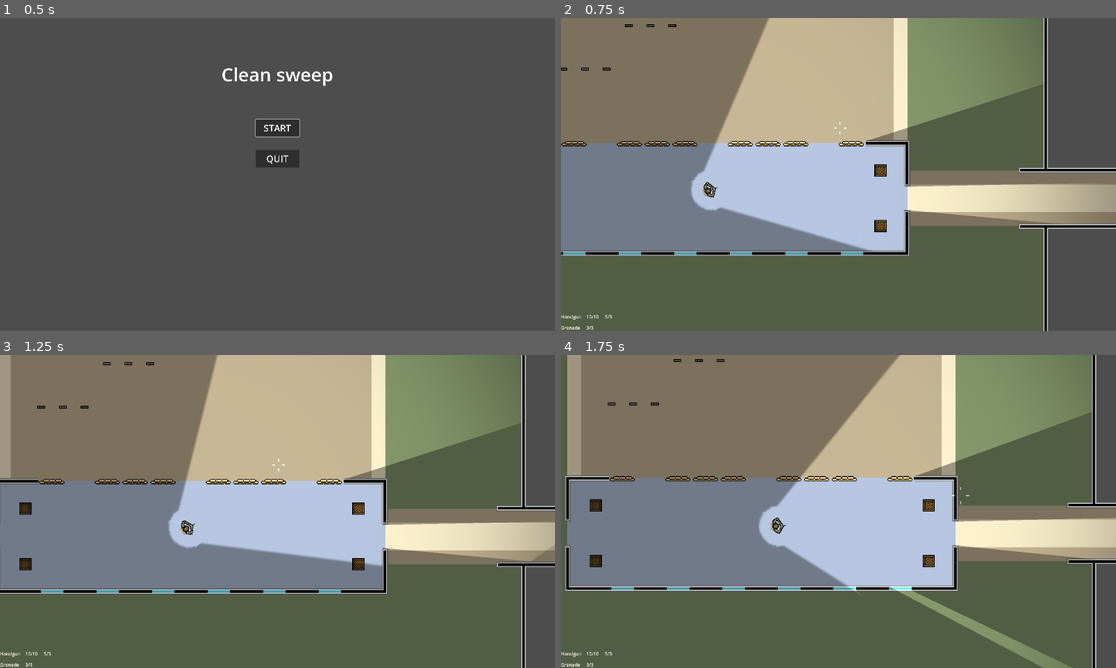
Above: before the commit, frames 1-4 (two rows, left to right).
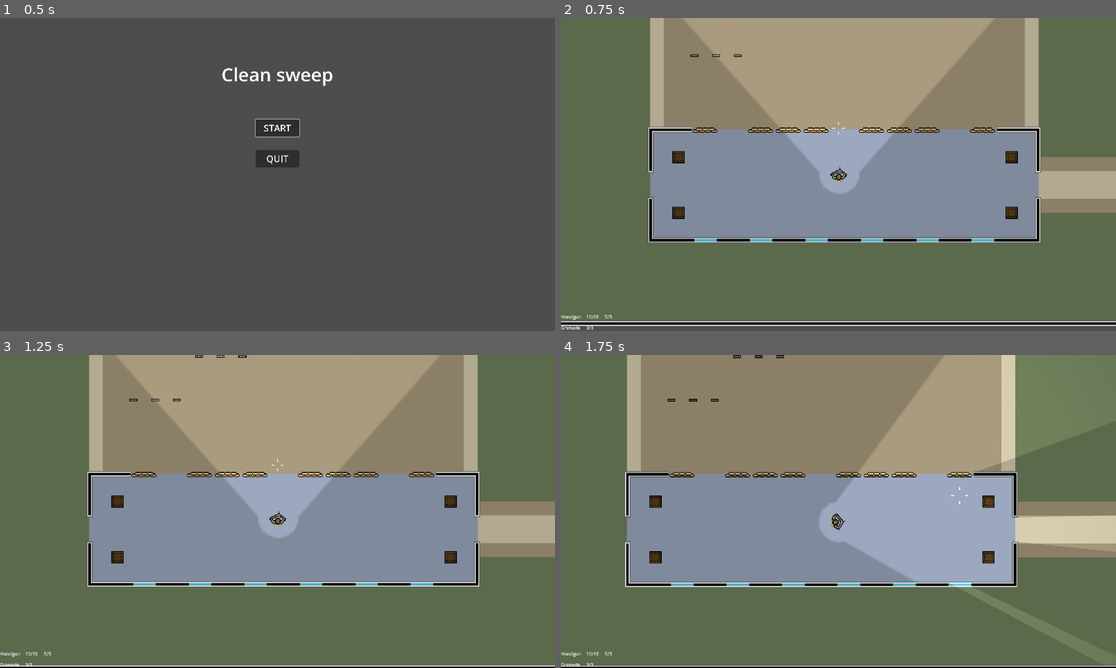
Above: after the commit, the same moments.

Repository: Odraz/clean-sweep
Game: Godot game, scene res://main_menu.tscn
Two runs of this game, one before a commit and one after it. Both use one fixed random seed, a clock stepped at 60 frames per second and the inputs below.
Inputs (mouse positions are in pixels of both pictures, inside the frame that each line leads up to):
- Up to frame 1 (0.5 s): no input
- Up to frame 2 (0.75 s): click "START" at 0.5 s
- Up to frame 3 (1.25 s): no input
- Up to frame 4 (1.75 s): move the mouse to (960, 495) at 1.27 s; hold D (move_right) from 1.28 s (still down); hold Space (action_submit) from 1.28 s (still down)

Frame 1 is identical in both runs. In frame 2, 69% of the frame differs, in the area x 0-100%, y 0-100%; in frame 3, 57%; in frame 4, 46%.

Commit message:
Added xbox controller support

Diff:
--- a/bullet.tscn
+++ b/bullet.tscn
@@ -22,7 +22,7 @@
 [node name="Fire" type="Line2D" parent="."]
 material = SubResource("CanvasItemMaterial_41tij")
 points = PackedVector2Array(73, 18, 174.048, 18)
-width = 2.0
+width = 1.0
 gradient = SubResource("Gradient_el3jo")
 begin_cap_mode = 2
 end_cap_mode = 2
@@ -32,7 +32,7 @@
 visible = false
 material = SubResource("CanvasItemMaterial_75si3")
 points = PackedVector2Array(73, 18, 174, 18)
-width = 2.0
+width = 1.0
 default_color = Color(0.34, 0.34, 0.34, 1)
 begin_cap_mode = 2
 end_cap_mode = 2
--- a/camera_player.gd
+++ b/camera_player.gd
@@ -16,6 +16,6 @@
 
 func calculate_camera_position():
 	var player_position = player.global_position if player else Vector2.ZERO
-	var mouse_position = get_global_mouse_position()
+	var mouse_position = player.get_node("Crosshair").global_position
 
-	return player_position.lerp(mouse_position, 0.3)
+	return player_position.lerp(mouse_position, 0.4)
--- a/level_practice.tscn
+++ b/level_practice.tscn
@@ -163,7 +163,7 @@
 navigation_polygon = SubResource("NavigationPolygon_03y72")
 
 [node name="CanvasModulate" type="CanvasModulate" parent="."]
-color = Color(0.8, 0.8, 0.8, 1)
+color = Color(0.899258, 0.899258, 0.899258, 1)
 
 [node name="Player" parent="." instance=ExtResource("1_u52q2")]
 position = Vector2(-1700, 22)
@@ -171,23 +171,24 @@
 
 [node name="Mob" parent="." node_paths=PackedStringArray("waypoints") instance=ExtResource("4_tunmd")]
 position = Vector2(464, 192)
-skill_level = 5
+skill_level = 3
 waypoints = [NodePath("../Waypoints/Marker2D"), NodePath("../Waypoints/Marker2D2")]
 
 [node name="Mob2" parent="." instance=ExtResource("4_tunmd")]
 position = Vector2(623, -83)
 rotation = 1.57079
 role = 1
-skill_level = 5
+skill_level = 3
 
 [node name="Mob3" parent="." instance=ExtResource("4_tunmd")]
 position = Vector2(480, 0)
 rotation = 3.14159
 role = 1
 behavior = 1
-skill_level = 5
+skill_level = 3
 
 [node name="PlayerCamera" parent="." node_paths=PackedStringArray("player") instance=ExtResource("8_id6bj")]
+position = Vector2(-1700, -173)
 player = NodePath("../Player")
 
 [node name="PlayerGUI" parent="." node_paths=PackedStringArray("player") instance=ExtResource("6_3xe03")]
--- a/main_menu.gd
+++ b/main_menu.gd
@@ -6,6 +6,11 @@
 func _unhandled_input(event: InputEvent):
 	if event.is_action_pressed("action_cancel"):
 		quit_game()
+
+	if event.is_action_pressed("action_submit"):
+		var current = get_viewport().gui_get_focus_owner()
+
+		current.emit_signal("pressed")
 
 
 func _on_start_button_pressed():
--- a/player.gd
+++ b/player.gd
@@ -30,6 +30,8 @@
 const SPEED_AIM_MODIFIER: float = 0.5
 const FOOTSTEP_SPEED_MODIFIER: float = 1.5
 
+const CROSSHAIR_SPEED: float = 600
+
 var state: PlayerState = PlayerState.DEFAULT
 var grenades: int = GRENADE_COUNT
 var grenade_throw_force: int = GRENADE_THROW_FORCE_MIN
@@ -49,21 +51,23 @@
 	if is_dead():
 		return
 
-	look_at_mouse_position()
+	look_at_crosshair()
 
 	animate_legs()
 
 	make_noise()
+
+	move_crosshair(delta)
 
 	update_crosshair(false)
 
 	if is_charging_grenade():
 		grenade_throw_force = min(grenade_throw_force + GRENADE_THROW_FORCE_MAX / GRENADE_CHARGE_TIME * delta, GRENADE_THROW_FORCE_MAX)
 
-	current_gun.get_node("Target").global_position = get_global_mouse_position()
-
-
-func _input(event):
+	current_gun.get_node("Target").global_position = $Crosshair.global_position
+
+
+func _unhandled_input(event):
 	if is_dead():
 		return
 
@@ -84,7 +88,6 @@
 		if event.is_action_released("grenade_throw"):
 			init_throw_grenade()
 
-
 	update_crosshair(has_shot)
 
 
@@ -152,8 +155,14 @@
 		* (SPEED_AIM_MODIFIER if is_aiming else 1.0)
 
 
-func look_at_mouse_position():
-	look_at(get_global_mouse_position())
+func look_at_crosshair():
+	look_at($Crosshair.global_position)
+
+
+func move_crosshair(delta: float):
+	var crosshair_velocity = Input.get_vector("aim_left", "aim_right", "aim_up", "aim_down")
+
+	get_viewport().warp_mouse(get_viewport().get_mouse_position() + crosshair_velocity * CROSSHAIR_SPEED * delta)
 
 
 func update_crosshair(has_shot: bool):
--- a/player.tscn
+++ b/player.tscn
@@ -238,7 +238,7 @@
 
 [node name="LightFieldOfView" type="PointLight2D" parent="."]
 rotation = 1.5708
-energy = 0.5
+energy = 0.2
 shadow_enabled = true
 texture = ExtResource("3_wgl4p")
 offset = Vector2(0, -700)
--- a/project.godot
+++ b/project.godot
@@ -37,44 +37,52 @@
 "deadzone": 0.5,
 "events": [Object(InputEventKey,"resource_local_to_scene":false,"resource_name":"","device":-1,"window_id":0,"alt_press …(192 unchanged characters)…
 , Object(InputEventKey,"resource_local_to_scene":false,"resource_name":"","device":-1,"window_id":0,"alt_pressed":false …(186 unchanged characters)…
+, Object(InputEventJoypadMotion,"resource_local_to_scene":false,"resource_name":"","device":-1,"axis":1,"axis_value":-1.0,"script":null)
 ]
 }
 move_down={
 "deadzone": 0.5,
 "events": [Object(InputEventKey,"resource_local_to_scene":false,"resource_name":"","device":-1,"window_id":0,"alt_press …(192 unchanged characters)…
 , Object(InputEventKey,"resource_local_to_scene":false,"resource_name":"","device":-1,"window_id":0,"alt_pressed":false …(186 unchanged characters)…
+, Object(InputEventJoypadMotion,"resource_local_to_scene":false,"resource_name":"","device":-1,"axis":1,"axis_value":1.0,"script":null)
 ]
 }
 move_left={
 "deadzone": 0.5,
 "events": [Object(InputEventKey,"resource_local_to_scene":false,"resource_name":"","device":-1,"window_id":0,"alt_press …(191 unchanged characters)…
 , Object(InputEventKey,"resource_local_to_scene":false,"resource_name":"","device":-1,"window_id":0,"alt_pressed":false …(186 unchanged characters)…
+, Object(InputEventJoypadMotion,"resource_local_to_scene":false,"resource_name":"","device":-1,"axis":0,"axis_value":-1.0,"script":null)
 ]
 }
 move_right={
 "deadzone": 0.5,
 "events": [Object(InputEventKey,"resource_local_to_scene":false,"resource_name":"","device":-1,"window_id":0,"alt_press …(192 unchanged characters)…
 , Object(InputEventKey,"resource_local_to_scene":false,"resource_name":"","device":-1,"window_id":0,"alt_pressed":false …(186 unchanged characters)…
+, Object(InputEventJoypadMotion,"resource_local_to_scene":false,"resource_name":"","device":-1,"axis":0,"axis_value":1.0,"script":null)
 ]
 }
 move_fast={
 "deadzone": 0.5,
 "events": [Object(InputEventKey,"resource_local_to_scene":false,"resource_name":"","device":-1,"window_id":0,"alt_press …(195 unchanged characters)…
+, Object(InputEventJoypadButton,"resource_local_to_scene":false,"resource_name":"","device":-1,"button_index":7,"pressure":0.0,"pressed":false,"script":null)
 ]
 }
 gun_shoot={
 "deadzone": 0.5,
 "events": [Object(InputEventMouseButton,"resource_local_to_scene":false,"resource_name":"","device":-1,"window_id":0,"a …(253 unchanged characters)…
+, Object(InputEventJoypadMotion,"resource_local_to_scene":false,"resource_name":"","device":-1,"axis":5,"axis_value":1.0,"script":null)
 ]
 }
 gun_aim={
 "deadzone": 0.5,
 "events": [Object(InputEventMouseButton,"resource_local_to_scene":false,"resource_name":"","device":-1,"window_id":0,"a …(253 unchanged characters)…
+, Object(InputEventJoypadButton,"resource_local_to_scene":false,"resource_name":"","device":-1,"button_index":10,"pressure":0.0,"pressed":false,"script":null)
 ]
 }
 action_cancel={
 "deadzone": 0.5,
 "events": [Object(InputEventKey,"resource_local_to_scene":false,"resource_name":"","device":0,"window_id":0,"alt_presse …(194 unchanged characters)…
+, Object(InputEventJoypadButton,"resource_local_to_scene":false,"resource_name":"","device":-1,"button_index":4,"pressure":0.0,"pressed":false,"script":null)
 ]
 }
 gun_select_1={
@@ -94,36 +102,63 @@
 }
 gun_select_next={
 "deadzone": 0.5,
-"events": []
+"events": [Object(InputEventJoypadButton,"resource_local_to_scene":false,"resource_name":"","device":-1,"button_index":14,"pressure":0.0,"pressed":true,"script":null)
+]
 }
 gun_select_previous={
 "deadzone": 0.5,
-"events": []
+"events": [Object(InputEventJoypadButton,"resource_local_to_scene":false,"resource_name":"","device":-1,"button_index":13,"pressure":0.0,"pressed":false,"script":null)
+]
 }
 gun_reload={
 "deadzone": 0.5,
 "events": [Object(InputEventKey,"resource_local_to_scene":false,"resource_name":"","device":0,"window_id":0,"alt_presse …(189 unchanged characters)…
+, Object(InputEventJoypadButton,"resource_local_to_scene":false,"resource_name":"","device":-1,"button_index":1,"pressure":0.0,"pressed":false,"script":null)
 ]
 }
 grenade_throw={
 "deadzone": 0.5,
 "events": [Object(InputEventKey,"resource_local_to_scene":false,"resource_name":"","device":-1,"window_id":0,"alt_press …(192 unchanged characters)…
+, Object(InputEventJoypadMotion,"resource_local_to_scene":false,"resource_name":"","device":-1,"axis":4,"axis_value":1.0,"script":null)
 ]
 }
 action_submit={
 "deadzone": 0.5,
 "events": [Object(InputEventKey,"resource_local_to_scene":false,"resource_name":"","device":-1,"window_id":0,"alt_press …(191 unchanged characters)…
 , Object(InputEventKey,"resource_local_to_scene":false,"resource_name":"","device":-1,"window_id":0,"alt_pressed":false …(186 unchanged characters)…
+, Object(InputEventJoypadButton,"resource_local_to_scene":false,"resource_name":"","device":-1,"button_index":0,"pressure":0.0,"pressed":false,"script":null)
 ]
 }
 door_open={
 "deadzone": 0.5,
 "events": [Object(InputEventMouseButton,"resource_local_to_scene":false,"resource_name":"","device":-1,"window_id":0,"a …(253 unchanged characters)…
+, Object(InputEventJoypadButton,"resource_local_to_scene":false,"resource_name":"","device":-1,"button_index":11,"pressure":0.0,"pressed":true,"script":null)
 ]
 }
 door_close={
 "deadzone": 0.5,
 "events": [Object(InputEventMouseButton,"resource_local_to_scene":false,"resource_name":"","device":-1,"window_id":0,"a …(253 unchanged characters)…
+, Object(InputEventJoypadButton,"resource_local_to_scene":false,"resource_name":"","device":-1,"button_index":12,"pressure":0.0,"pressed":true,"script":null)
+]
+}
+aim_up={
+"deadzone": 0.5,
+"events": [Object(InputEventJoypadMotion,"resource_local_to_scene":false,"resource_name":"","device":-1,"axis":3,"axis_value":-1.0,"script":null)
+]
+}
+aim_down={
+"deadzone": 0.5,
+"events": [Object(InputEventJoypadMotion,"resource_local_to_scene":false,"resource_name":"","device":-1,"axis":3,"axis_value":1.0,"script":null)
+]
+}
+aim_left={
+"deadzone": 0.5,
+"events": [Object(InputEventJoypadMotion,"resource_local_to_scene":false,"resource_name":"","device":-1,"axis":2,"axis_value":-1.0,"script":null)
+]
+}
+aim_right={
+"deadzone": 0.5,
+"events": [Object(InputEventJoypadMotion,"resource_local_to_scene":false,"resource_name":"","device":-1,"axis":2,"axis_value":1.0,"script":null)
 ]
 }
 
